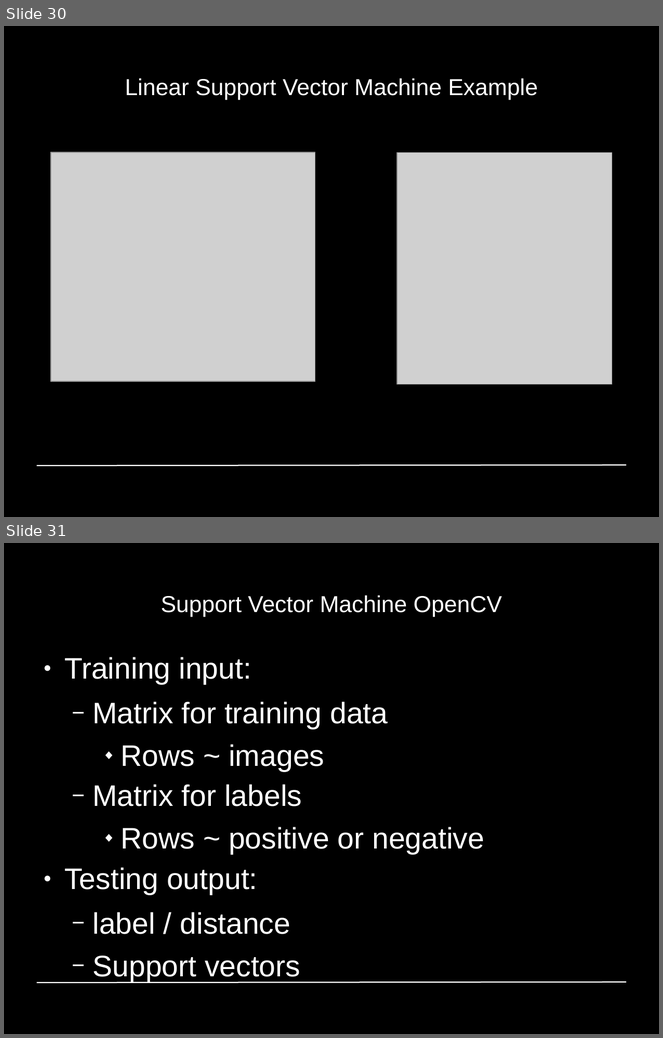
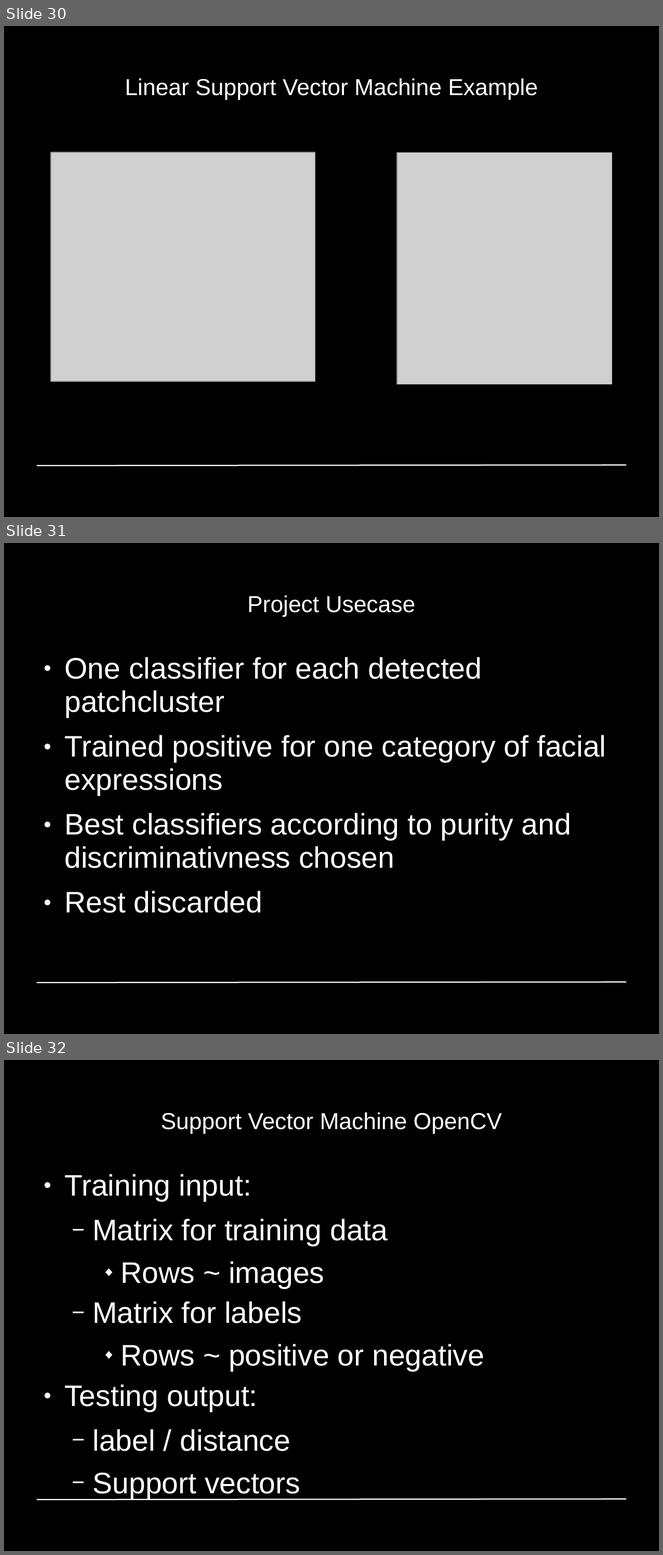
Before and after one commit to GiannisPapadopoulos/DiscriminativePatches, a slide deck: presentations/period1/MAI_Project1_Group4.odp. Shown one above the other, each under a label of ours: slides 30 and 31 before the commit, slides 30, 31 and 32 after it. The pictures are 663x1038 and 663x1555 pixels, drawn with LibreOffice and Linux fonts; fonts in the diff are those of the drawing; grey boxes stand for pictures; background and template pictures are left out. Boxes give left, top, right and bottom in pixels: in the first picture for what was removed or moved away, otherwise in the second. Text is boxed around its words. In the diff, an @@ line names an element or a change of style, - is before the commit and + after.

Commit message:
Added one slide to my part, slide 31 overall

```diff
--- a/presentations/period1/MAI_Project1_Group4.odp
+++ b/presentations/period1/MAI_Project1_Group4.odp
@@ slide 31 added at (x1=4, y1=543, x2=659, y2=1034), background #000000; not listed: 1 template element that a slide beside it also shows @@
@@ title added at (x1=247, y1=595, x2=416, y2=617), 28 pt, text #FFFFFF @@
+Project Usecase
@@ text added at (x1=64, y1=657, x2=606, y2=913), 36 pt, text #FFFFFF @@
+● One classifier for each detected patchcluster
+● Trained positive for one category of facial expressions
+● Best classifiers according to purity and discriminativness chosen
+● Rest discarded
@@ what was slide 31 is now slide 32 @@
```
